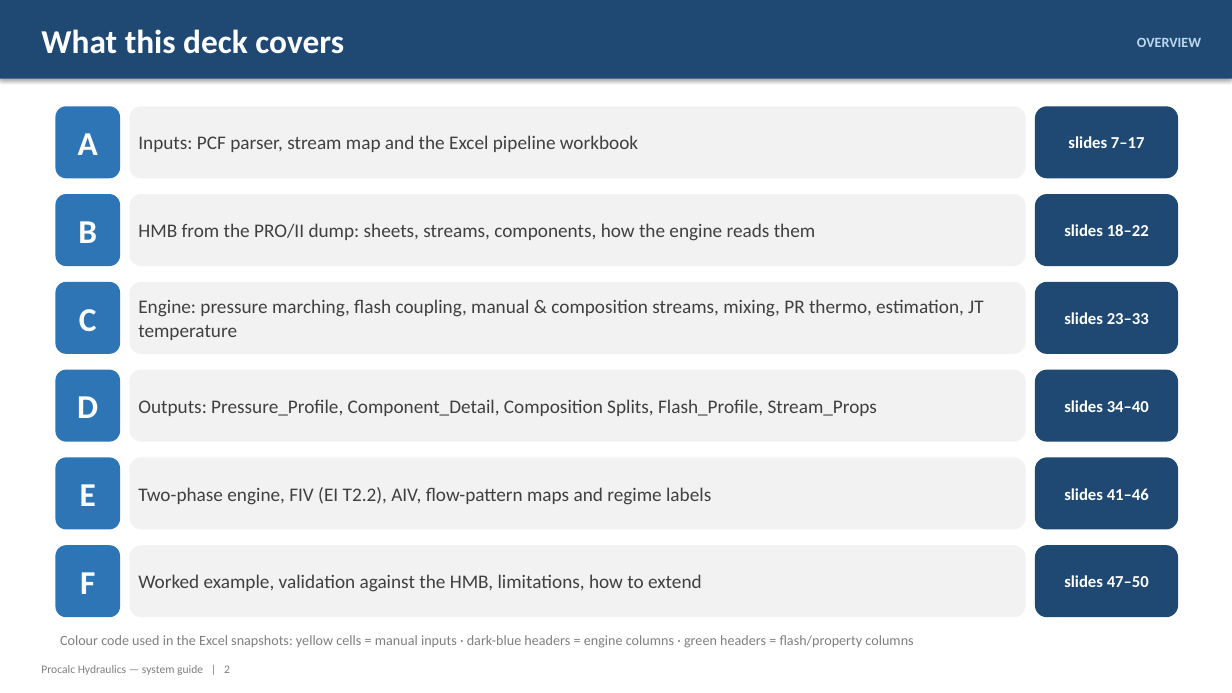
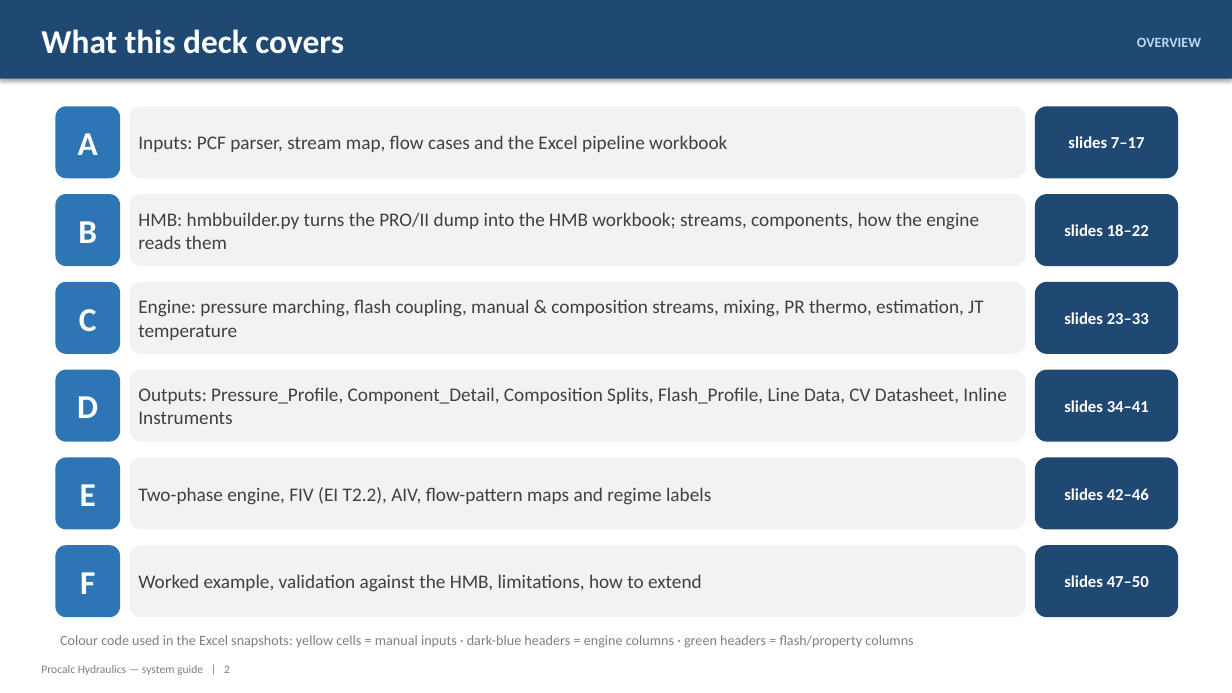
Before and after one commit to ipratikmenon/procalc, a slide deck: slide 2 of Hydraulics/Procalc_Hydraulics_System_Guide.pptx. Drawn at 1232x693 pixels with LibreOffice and Linux fonts; fonts in the diff are those of the drawing. Boxes give left, top, right and bottom in pixels: in the first picture for what was removed or moved away, otherwise in the second. Text is boxed around its words. In the diff, an @@ line names an element or a change of style, - is before the commit and + after.

```diff
--- a/Hydraulics/Procalc_Hydraulics_System_Guide.pptx
+++ b/Hydraulics/Procalc_Hydraulics_System_Guide.pptx
@@ text in rounded rectangle at <box>138,135,727,152</box>: text changed @@
-Inputs: PCF parser, stream map and the Excel pipeline workbook
+Inputs: PCF parser, stream map, flow cases and the Excel pipeline workbook
@@ text in rounded rectangle at <box>138,212,979,249</box>: text changed @@
-HMB from the PRO/II dump: sheets, streams, components, how the engine reads them
+HMB: hmbbuilder.py turns the PRO/II dump into the HMB workbook; streams, components, how the engine reads them
@@ text in rounded rectangle at <box>138,387,1006,424</box>: text changed @@
-Outputs: Pressure_Profile, Component_Detail, Composition Splits, Flash_Profile, Stream_Props
+Outputs: Pressure_Profile, Component_Detail, Composition Splits, Flash_Profile, Line Data, CV Datasheet, Inline Instruments
@@ text in rounded rectangle at <box>1064,400,1149,412</box>: text changed @@
-slides 34–40
+slides 34–41
@@ text in rounded rectangle at <box>1064,488,1149,500</box>: text changed @@
-slides 41–46
+slides 42–46
```
Also in this commit, not shown: 26 other slides changed, 4 slides added, 4 slides removed, 2 other files.
